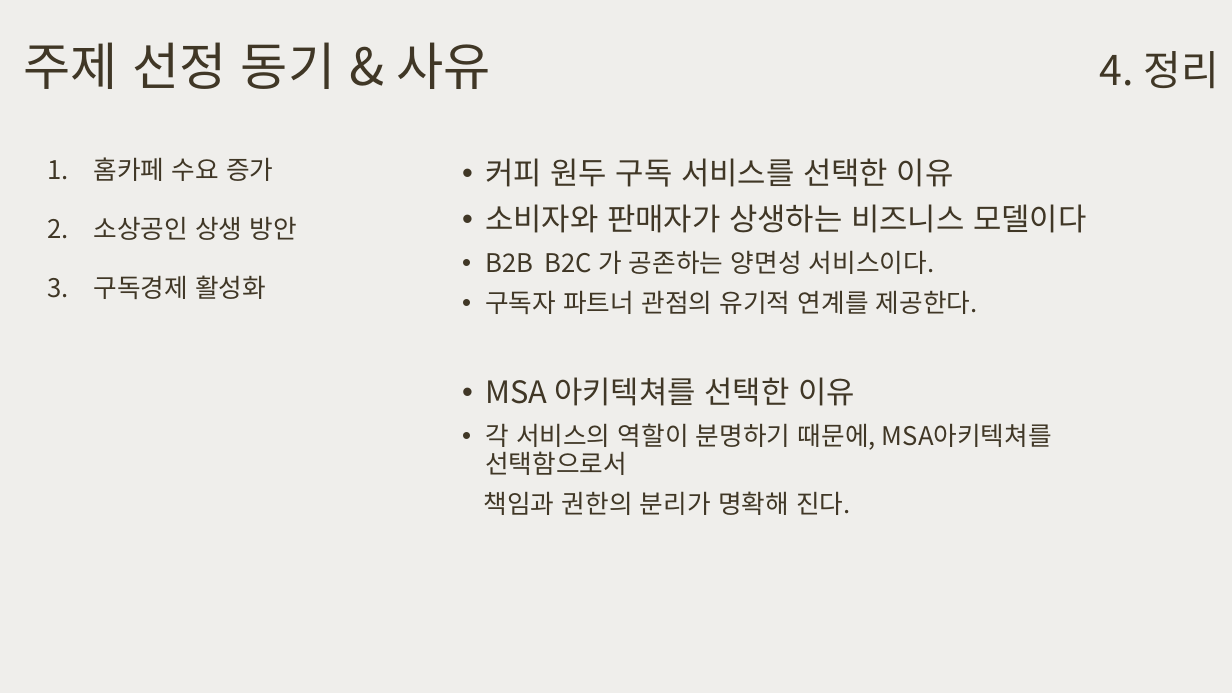
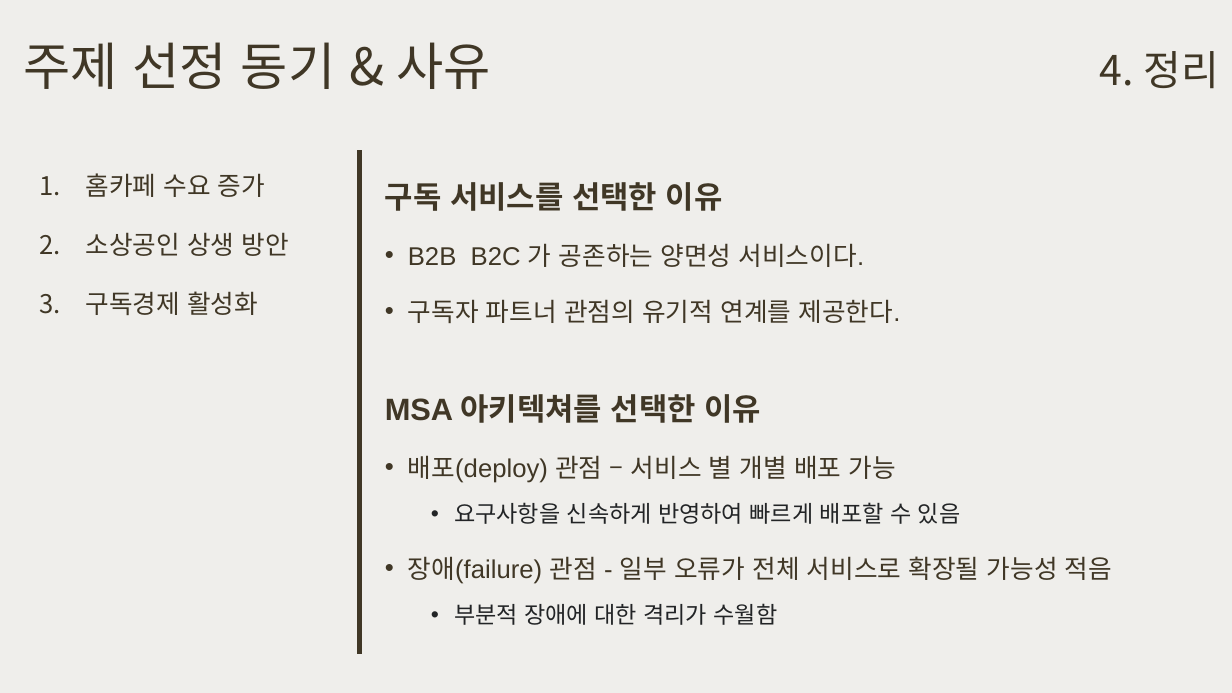
Before and after one commit to happyjane210/GIT2021-working, a slide deck: slide 7 of 9-project/1. 프로젝트 기획/주간 커-피 (초안).pptx (slide 6 before the commit). Drawn at 1232x693 pixels with LibreOffice and Linux fonts; fonts in the diff are those of the drawing. Boxes give left, top, right and bottom in pixels: in the first picture for what was removed or moved away, otherwise in the second. Text is boxed around its words. In the diff, an @@ line names an element or a change of style, - is before the commit and + after.

```diff
--- a/9-project/1. 프로젝트 기획/주간 커-피 (초안).pptx
+++ b/9-project/1. 프로젝트 기획/주간 커-피 (초안).pptx
@@ text "홈카페 수요 증가": place and size @@
-text "홈카페 수요 증가" at (93,157,297,299)
+text "홈카페 수요 증가" at (85,173,289,315)
@@ line added from (360, 150) to (360, 654), #403726 4.5 pt @@
@@ text "구독 서비스를 선택한 이유": place and size @@
-text "구독 서비스를 선택한 이유" at (484,158,1086,515)
+text "구독 서비스를 선택한 이유" at (385,182,1112,625)
@@ text at (385,182,723,211): text changed; font Noto Sans CJK KR to Arial; bold on @@
-• 커피 원두 구독 서비스를 선택한 이유
-• 소비자와 판매자가 상생하는 비즈니스 모델이다
+구독 서비스를 선택한 이유
@@ text at (385,243,901,423): font Noto Sans CJK KR to Arial in "B2B B2C 가 공존하는 양면성 서비스이다.", "구독자 파트너 관점의 유기적 연계를 제공한다.", "MSA 아키텍쳐를 선택한 이유"; bold on in "MSA 아키텍쳐를 선택한 이유"; line spacing 0.9 to 1.4; bullet • to none @@
@@ text at (408,455,1112,625): text changed; font Noto Sans CJK KR to Arial @@
-• 각 서비스의 역할이 분명하기 때문에, MSA아키텍쳐를 선택함으로서
-책임과 권한의 분리가 명확해 진다.
+• 배포(deploy) 관점 – 서비스 별 개별 배포 가능
+  • 요구사항을 신속하게 반영하여 빠르게 배포할 수 있음
+• 장애(failure) 관점 - 일부 오류가 전체 서비스로 확장될 가능성 적음
+  • 부분적 장애에 대한 격리가 수월함
```
Also in this commit, not shown: 8 other slides changed, 1 slide added, 1 slide removed, 4 other files.
